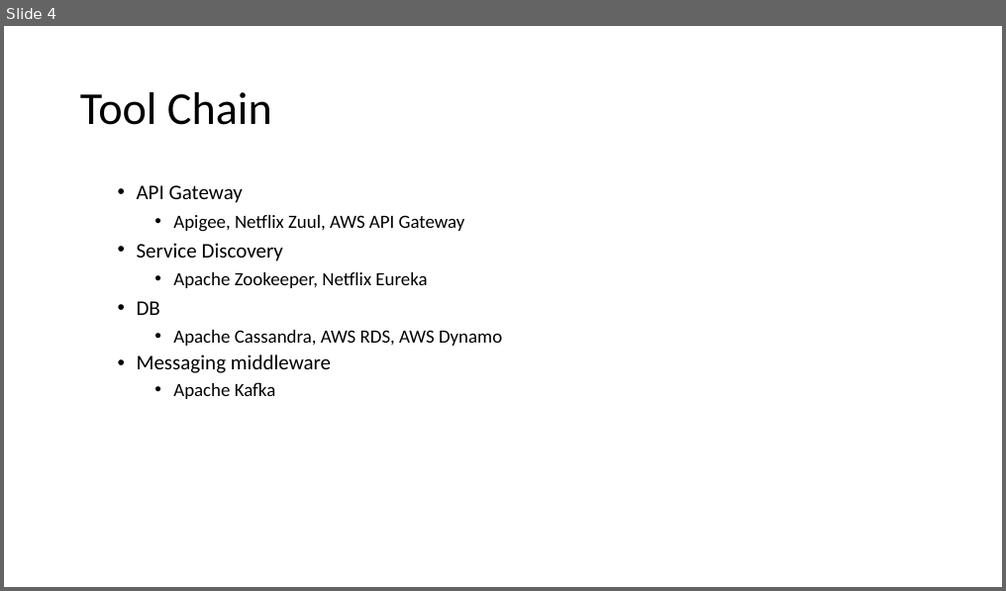
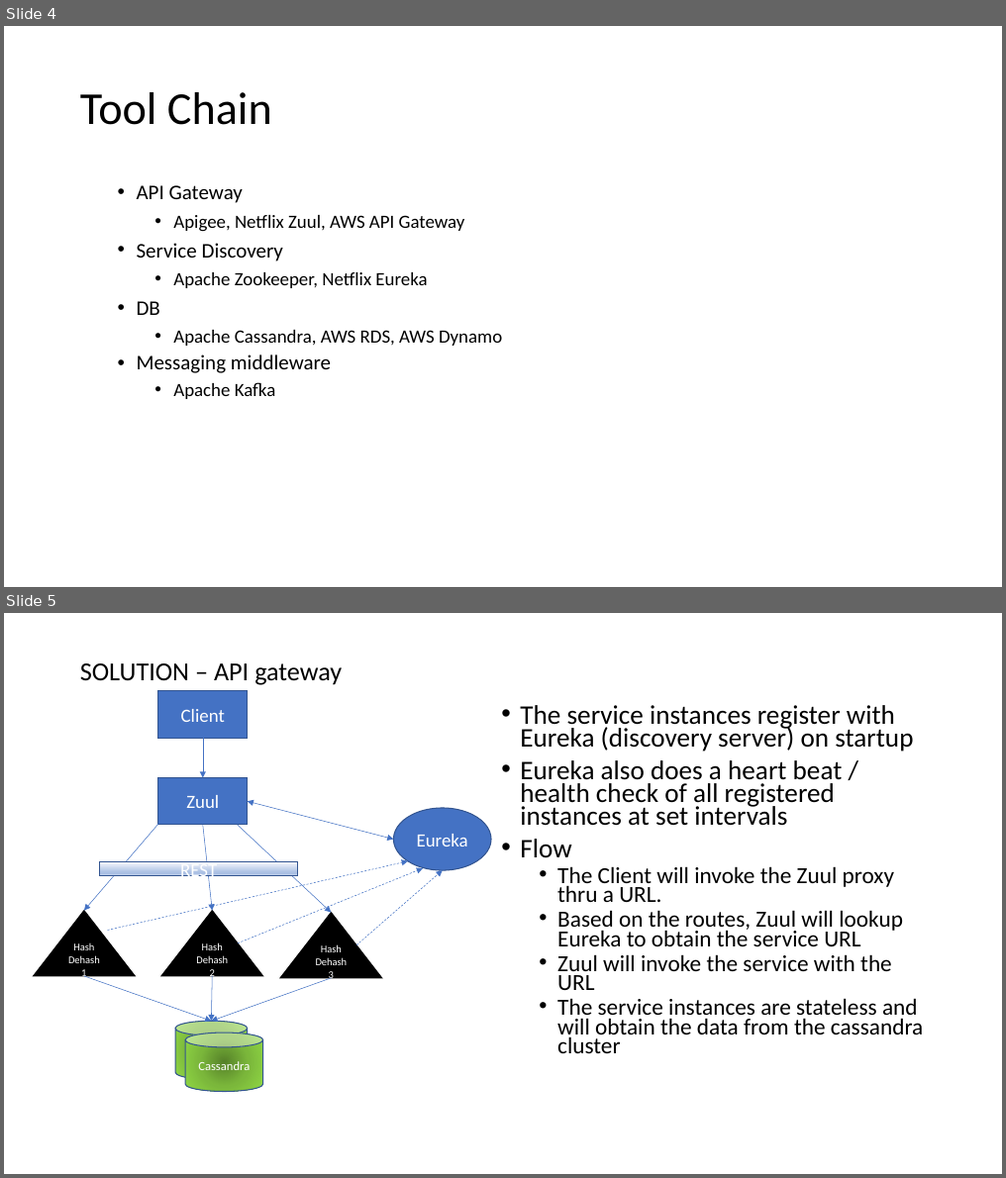
Before and after one commit to mustafa3009/projectX, a slide deck: doc/Scaling-Options.pptx. Shown one above the other, each under a label of ours: slide 4 before the commit, slides 4 and 5 after it. The pictures are 1006x591 and 1006x1178 pixels, drawn with LibreOffice and Linux fonts; fonts in the diff are those of the drawing. Boxes give left, top, right and bottom in pixels: in the first picture for what was removed or moved away, otherwise in the second. Text is boxed around its words. In the diff, an @@ line names an element or a change of style, - is before the commit and + after.

```diff
--- a/doc/Scaling-Options.pptx
+++ b/doc/Scaling-Options.pptx
@@ slide 5 added at [4, 613, 1002, 1174], background #FFFFFF @@
@@ title added at [80, 663, 342, 685], 25 pt, text #000000 @@
+SOLUTION – API gateway
@@ rectangle added at [158, 691, 248, 738], fill #4472C4, outline #325491 1 pt, 18 pt, text #FFFFFF @@
+Client
@@ text added at [520, 705, 923, 1054], 22.2 pt, text #000000 @@
+• The service instances register with Eureka (discovery server) on startup
+• Eureka also does a heart beat / health check of all registered instances at set intervals
+• Flow
+  • The Client will invoke the Zuul proxy thru a URL.
+  • Based on the routes, Zuul will lookup Eureka to obtain the service URL
+  • Zuul will invoke the service with the URL
+  • The service instances are stateless and will obtain the data from the cassandra cluster
@@ arrow added from (203, 738) to (203, 777), #4472C4 0.5 pt @@
@@ rectangle added at [158, 777, 248, 825], fill #4472C4, outline #325491 1 pt, 18 pt, text #FFFFFF @@
+Zuul
@@ arrow added from (162, 819) to (84, 911), #4472C4 0.5 pt @@
@@ double arrow added from (248, 802) to (393, 839), #4472C4 0.5 pt @@
@@ ellipse added at [393, 808, 491, 870], fill #4472C4, outline #325491 1 pt, 18 pt, text #FFFFFF @@
+Eureka
@@ arrow added from (203, 825) to (212, 911), #4472C4 0.5 pt @@
@@ arrow added from (238, 825) to (331, 912), #4472C4 0.5 pt @@
@@ rectangle added at [100, 862, 297, 876], fill gradient #F6F8FC to #ABC0E4 to #C7D5ED, outline #325491 1 pt, 18 pt, text #FFFFFF @@
+REST
@@ arrow added from (107, 931) to (408, 861), #4472C4 0.5 pt dashed @@
@@ arrow added from (238, 944) to (423, 868), #4472C4 0.5 pt dashed @@
@@ arrow added from (356, 946) to (443, 870), #4472C4 0.5 pt dashed @@
@@ triangle added at [33, 911, 135, 977], fill #000000, outline #000000 1 pt, 10 pt, text #FFFFFF @@
+Hash Dehash 1
@@ triangle added at [161, 911, 263, 977], fill #000000, outline #000000 1 pt, 10 pt, text #FFFFFF @@
+Hash Dehash 2
@@ triangle added at [280, 912, 382, 978], fill #000000, outline #000000 1 pt, 10 pt, text #FFFFFF @@
+Hash Dehash 3
@@ arrow added from (84, 976) to (211, 1021), #4472C4 0.5 pt @@
@@ arrow added from (212, 976) to (211, 1021), #4472C4 0.5 pt @@
@@ arrow added from (331, 978) to (211, 1021), #4472C4 0.5 pt @@
@@ cylinder added at [175, 1021, 248, 1079], fill gradient #57812A to #7BB73B to #92DA46, outline #325491 1 pt, 12 pt, text #FFFFFF @@
+DB
@@ cylinder added at [185, 1033, 263, 1092], fill gradient #57812A to #7BB73B to #92DA46, outline #325491 1 pt, 12 pt, text #FFFFFF @@
+Cassandra
```
Also in this commit, not shown: 1 other slide added, 10 other files.
